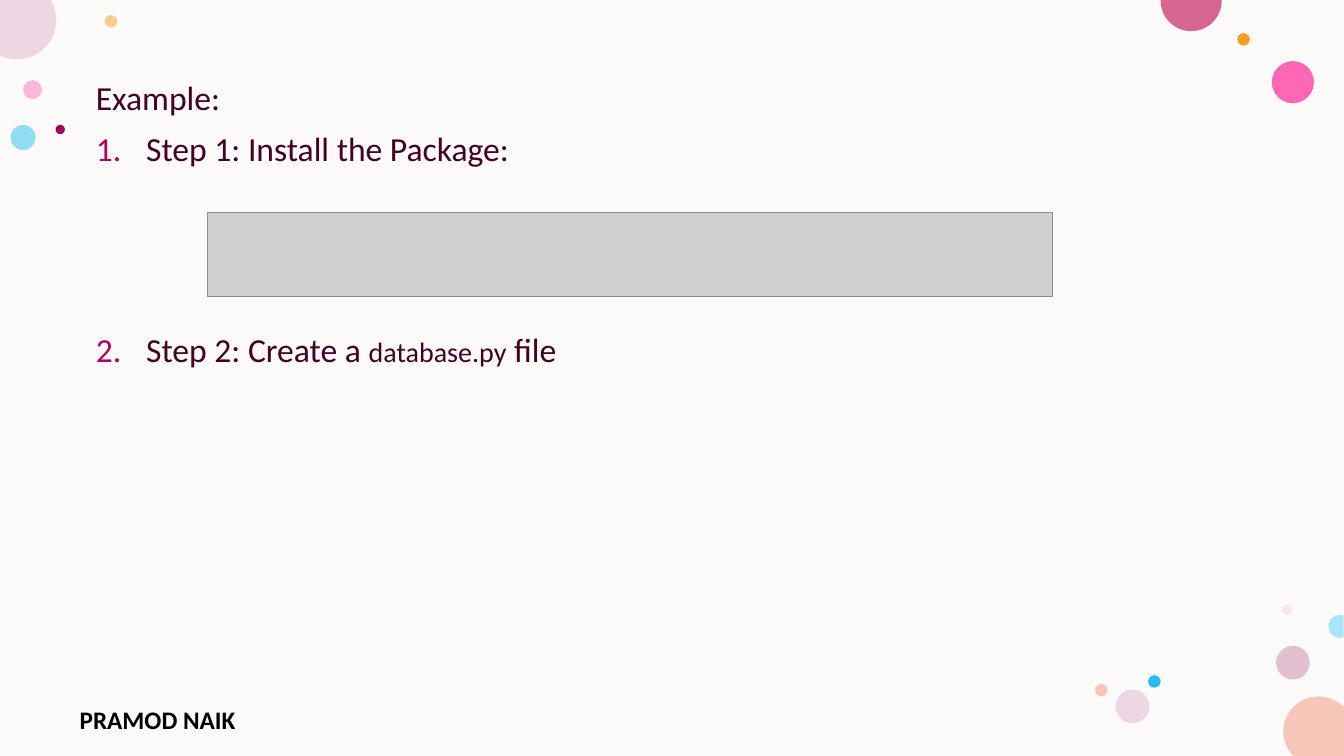
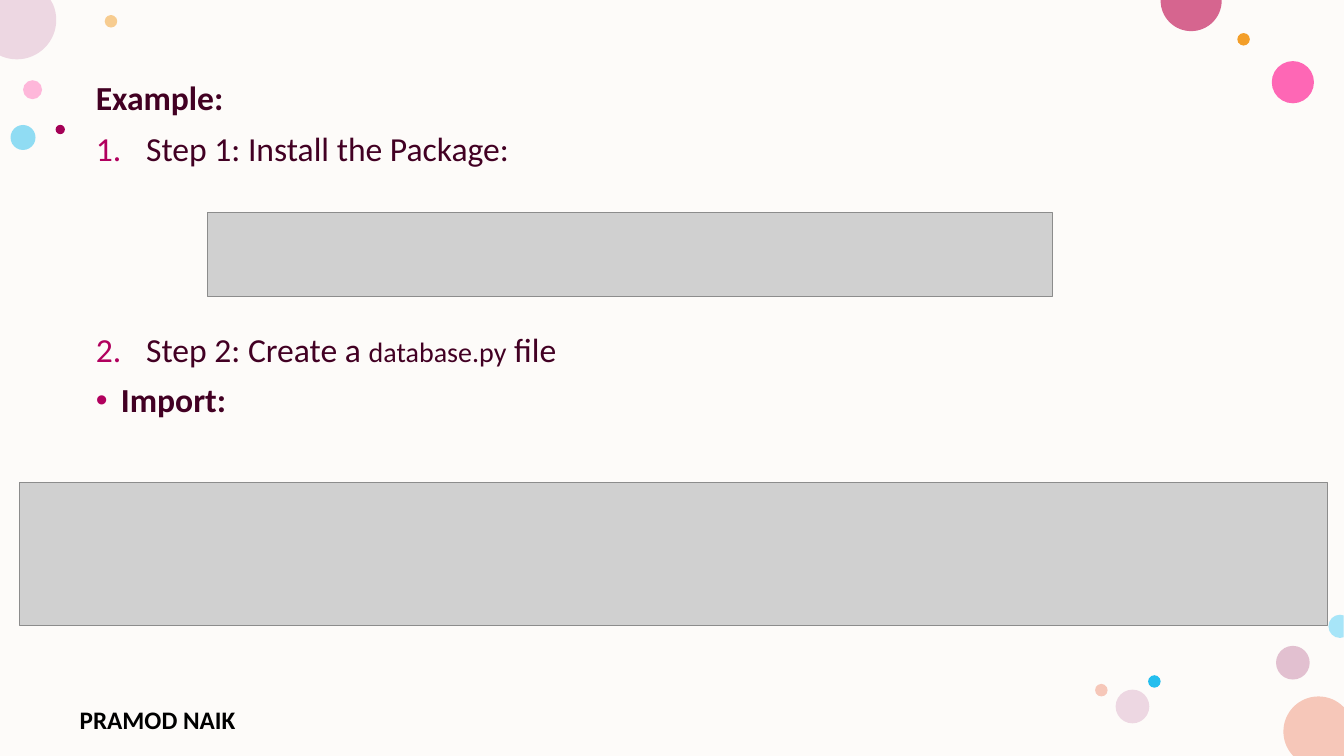
Before and after one commit to PRAMODNAIK-DEV/Backend-Dev-using-Python-FastAPI, a slide deck: slide 51 of FastAPI/FastAPI- Intermediate.pptx. Drawn at 1344x756 pixels with LibreOffice and Linux fonts; fonts in the diff are those of the drawing; grey boxes stand for pictures; background and template pictures are left out. Boxes give left, top, right and bottom in pixels: in the first picture for what was removed or moved away, otherwise in the second. Text is boxed around its words. In the diff, an @@ line names an element or a change of style, - is before the commit and + after.

```diff
--- a/FastAPI/FastAPI- Intermediate.pptx
+++ b/FastAPI/FastAPI- Intermediate.pptx
@@ text at [96, 86, 224, 116]: bold on in "Example:" @@
@@ text at [121, 390, 226, 418]: paragraph added @@
+• Import:
@@ picture added at [19, 483, 1328, 626] @@
@@ ellipse removed at [1282, 605, 1293, 615] @@
```
Also in this commit, not shown: 9 slides added, 5 slides removed, 5 other files.
